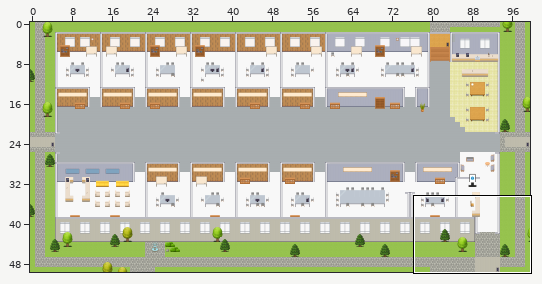
Tiled map (JSON): maps/CS-Customer-Experience-Platform-Farmer-Experience-Unit.tmj. The first picture is a wide view before the edit; the outline marks the close-up.
Close-up. Before the commit:
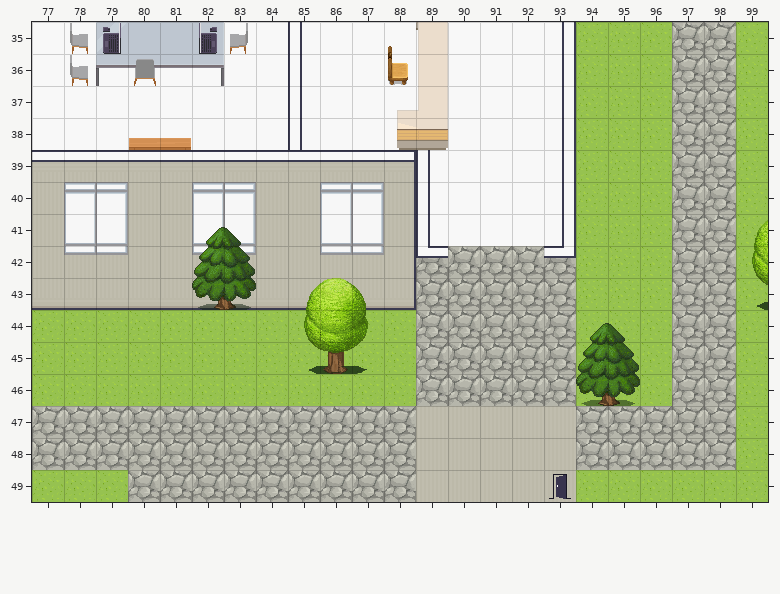
Cells are 32x32 px. Shown: x 77..99, y 35..49.
And afterwards:
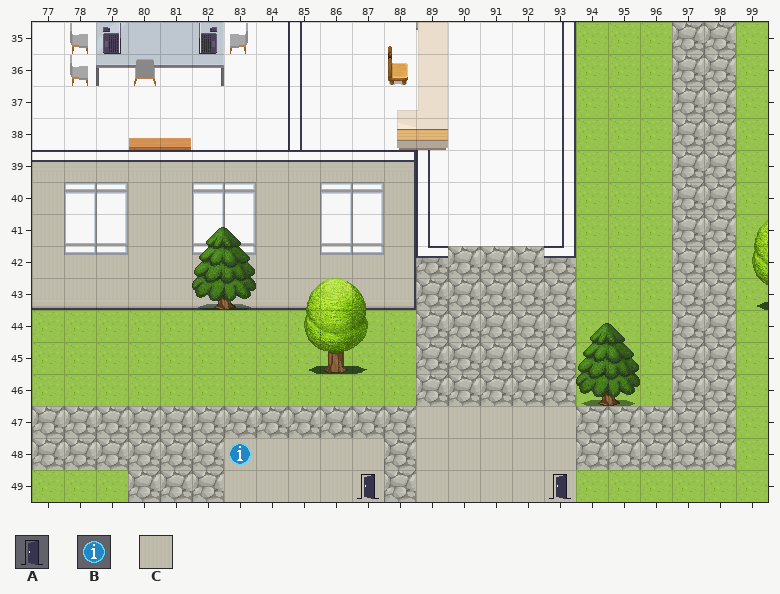
Key: from "User_Zones": A 65, B 104; from "room2": C 328.
_ is an empty cell.
Changes in this commit:
Layer "floors":
Tile C is added in rows 48 to 49 at x 83 to 87.
Layer "zones":
Tile A is added in row 49 at x 87.
Tile B is added in row 48 at x 83.
Changed places in both close-ups, as pixel boxes (x1, y1, x2, y2):
added: (224, 438, 384, 502)
